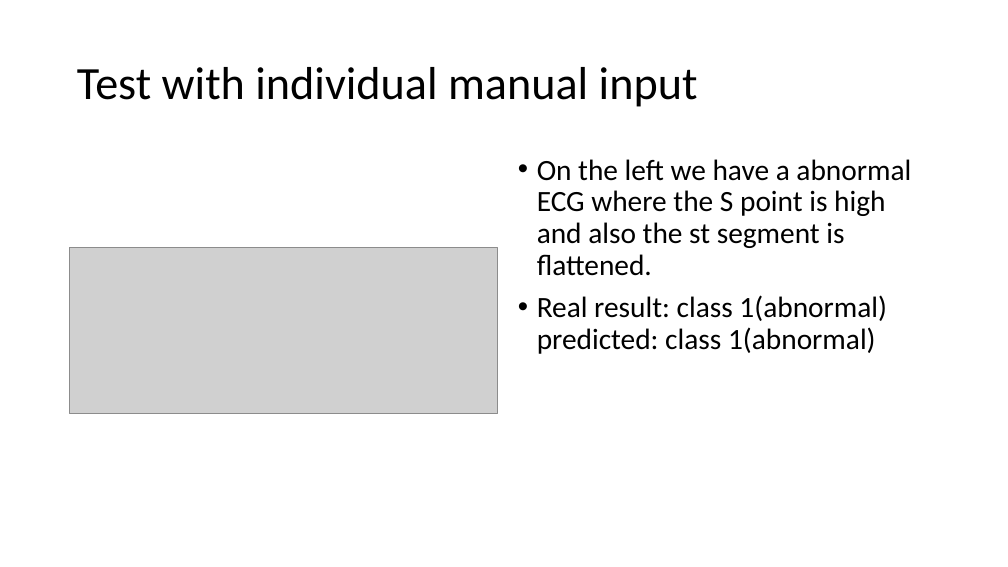
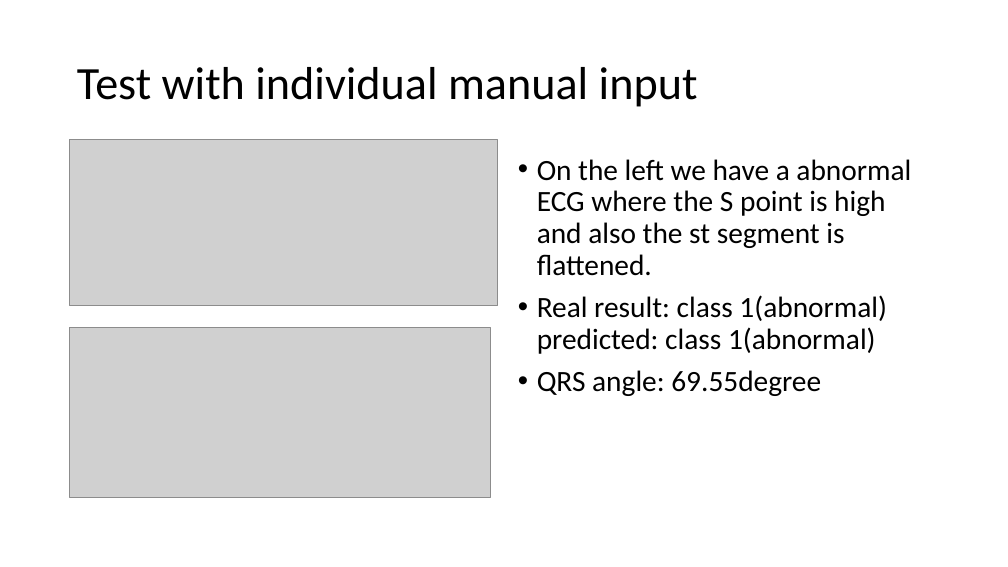
Before and after one commit to SubrataSarkar32/myocardial-ischaemia-detect, a slide deck: slide 30 of 8thsem_ECG signal for mycardial ischaemia and build solution to classify ECG.pptx (slide 15 before the commit). Drawn at 1008x567 pixels with LibreOffice and Linux fonts; fonts in the diff are those of the drawing; grey boxes stand for pictures. Boxes give left, top, right and bottom in pixels: in the first picture for what was removed or moved away, otherwise in the second. Text is boxed around its words. In the diff, an @@ line names an element or a change of style, - is before the commit and + after.

```diff
--- a/8thsem_ECG signal for mycardial ischaemia and build solution to classify ECG.pptx
+++ b/8thsem_ECG signal for mycardial ischaemia and build solution to classify ECG.pptx
@@ picture: place and size @@
-picture at (70,248,498,414)
+picture at (70,140,498,306)
@@ picture added at (70,328,491,498) @@
@@ text at (537,370,821,396): paragraph added @@
+• QRS angle: 69.55degree
```
Also in this commit, not shown: 10 other slides changed, 15 slides added, 5 other files.
